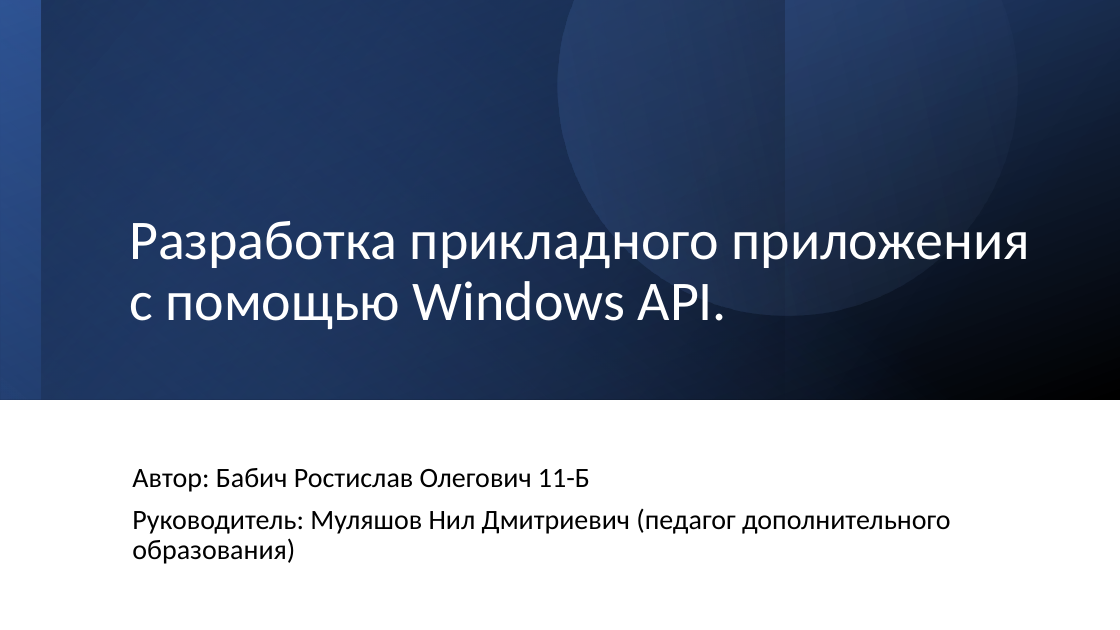
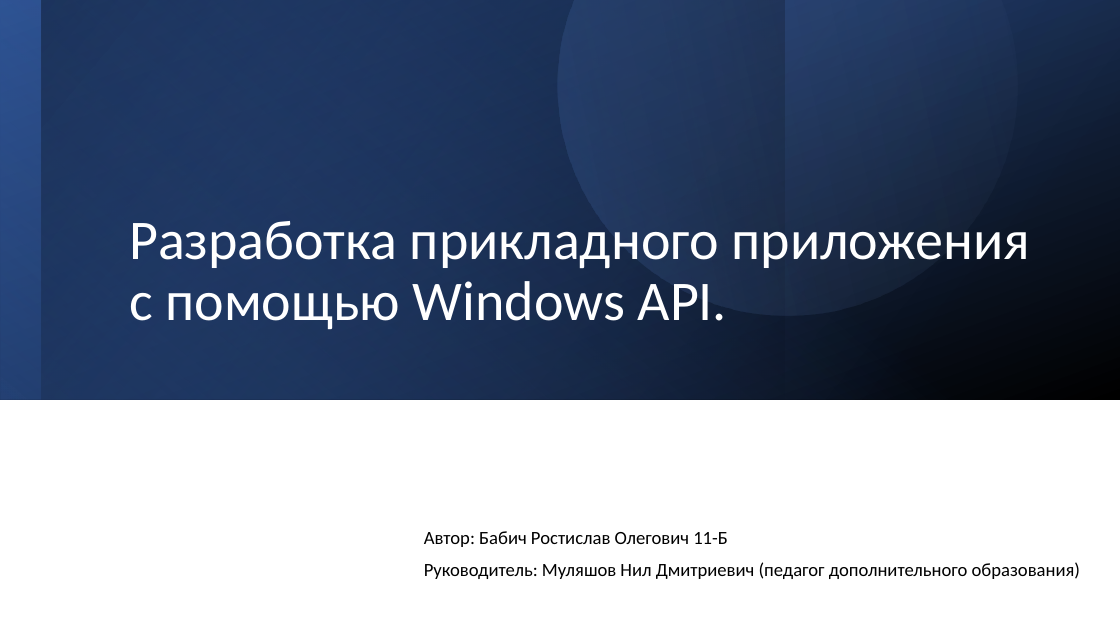
Before and after one commit to mosheadd/WinAPI_PRoject, a slide deck: slide 1 of Презентация.pptx. Drawn at 1120x630 pixels with LibreOffice and Linux fonts; fonts in the diff are those of the drawing. Boxes give left, top, right and bottom in pixels: in the first picture for what was removed or moved away, otherwise in the second. Text is boxed around its words. In the diff, an @@ line names an element or a change of style, - is before the commit and + after.

```diff
--- a/Презентация.pptx
+++ b/Презентация.pptx
@@ subtitle "Автор: Бабич Ростислав Олегович 11-Б": place and size @@
-subtitle "Автор: Бабич Ростислав Олегович 11-Б" at <box>132,468,951,564</box>
+subtitle "Автор: Бабич Ростислав Олегович 11-Б" at <box>424,531,1080,579</box>
@@ subtitle "Автор: Бабич Ростислав Олегович 11-Б" at <box>424,531,1080,579</box>: size 24 to 16 pt @@
```
Also in this commit, not shown: 1 other slide changed.
